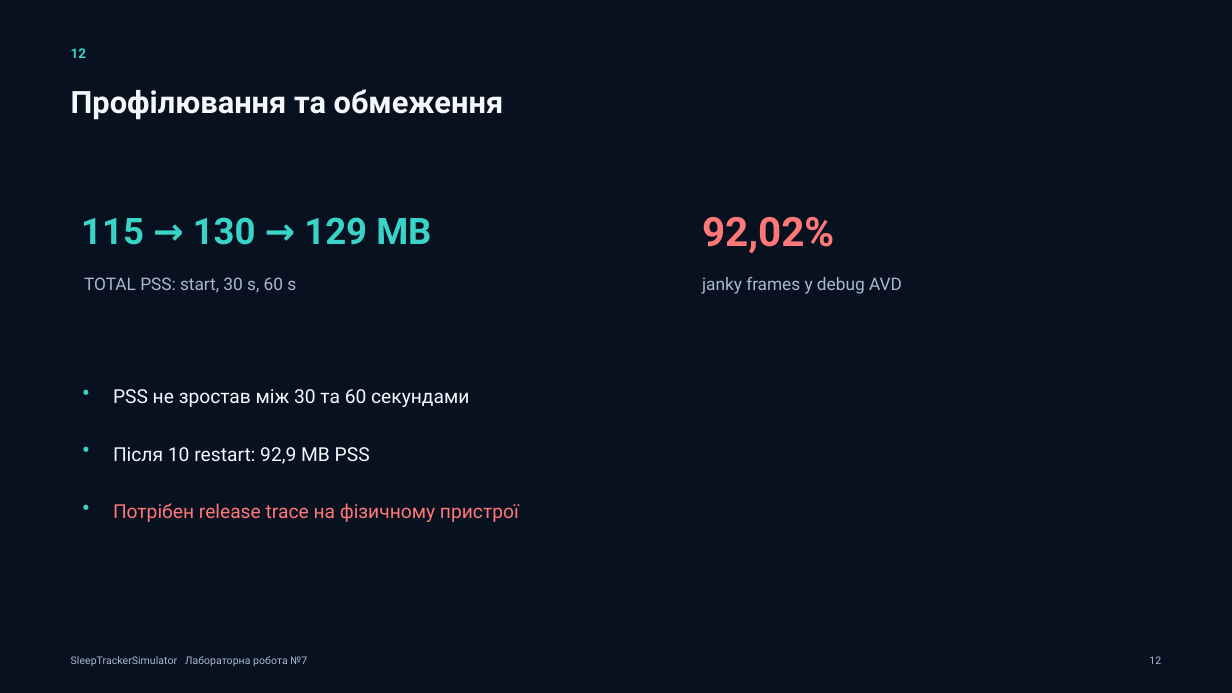
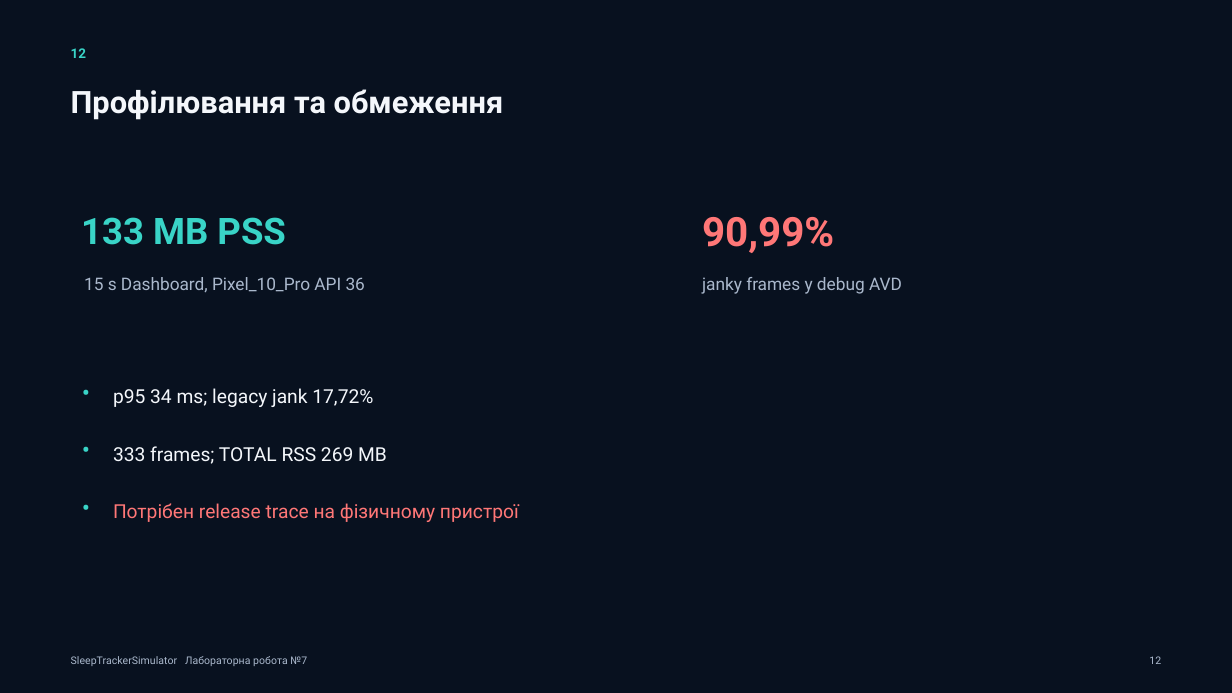
Before and after one commit to Eclipse-XS/SleepTrackerSimulator, a slide deck: slide 12 of deliverables/ЛР-7_Презентація_SleepTrackerSimulator.pptx. Drawn at 1232x693 pixels with LibreOffice and Linux fonts; fonts in the diff are those of the drawing. Boxes give left, top, right and bottom in pixels: in the first picture for what was removed or moved away, otherwise in the second. Text is boxed around its words. In the diff, an @@ line names an element or a change of style, - is before the commit and + after.

```diff
--- a/deliverables/ЛР-7_Презентація_SleepTrackerSimulator.pptx
+++ b/deliverables/ЛР-7_Презентація_SleepTrackerSimulator.pptx
@@ text at <box>81,217,285,245</box>: text changed @@
-115 → 130 → 129 MB
+133 MB PSS
@@ text at <box>702,217,834,253</box>: text changed @@
-92,02%
+90,99%
@@ text at <box>84,277,365,292</box>: text changed @@
-TOTAL PSS: start, 30 s, 60 s
+15 s Dashboard, Pixel_10_Pro API 36
@@ text at <box>113,388,373,407</box>: text changed @@
-PSS не зростав між 30 та 60 секундами
+p95 34 ms; legacy jank 17,72%
@@ text at <box>113,446,387,464</box>: text changed @@
-Після 10 restart: 92,9 MB PSS
+333 frames; TOTAL RSS 269 MB
```
Also in this commit, not shown: 6 other slides changed, 36 other files.
